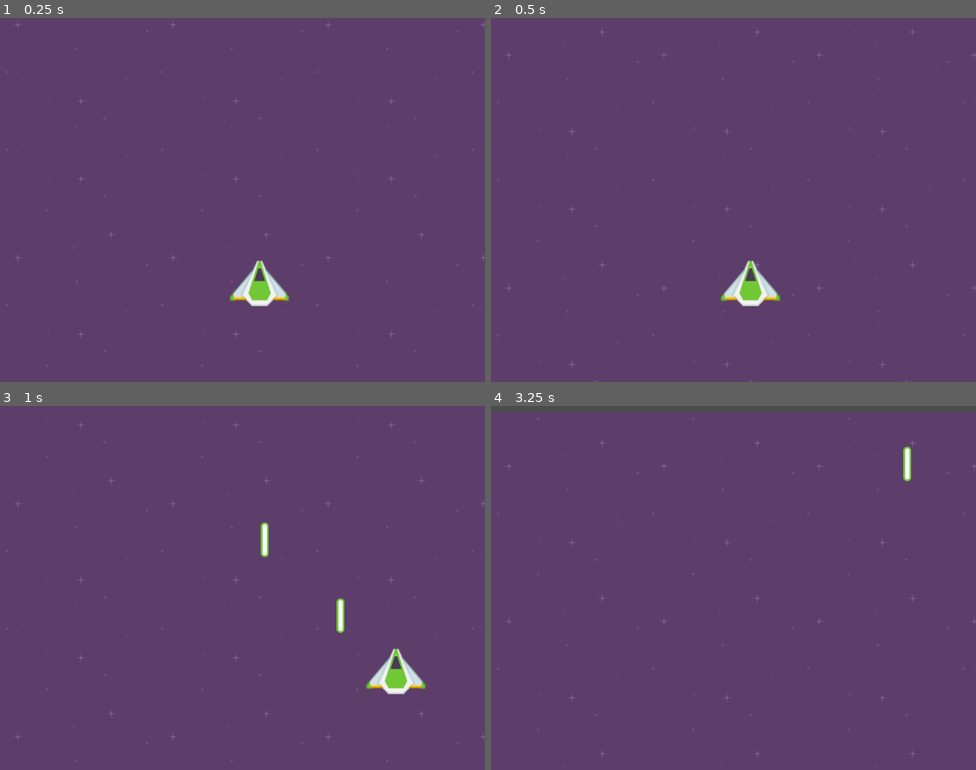
Above: before the commit, frames 1-4 (two rows, left to right).
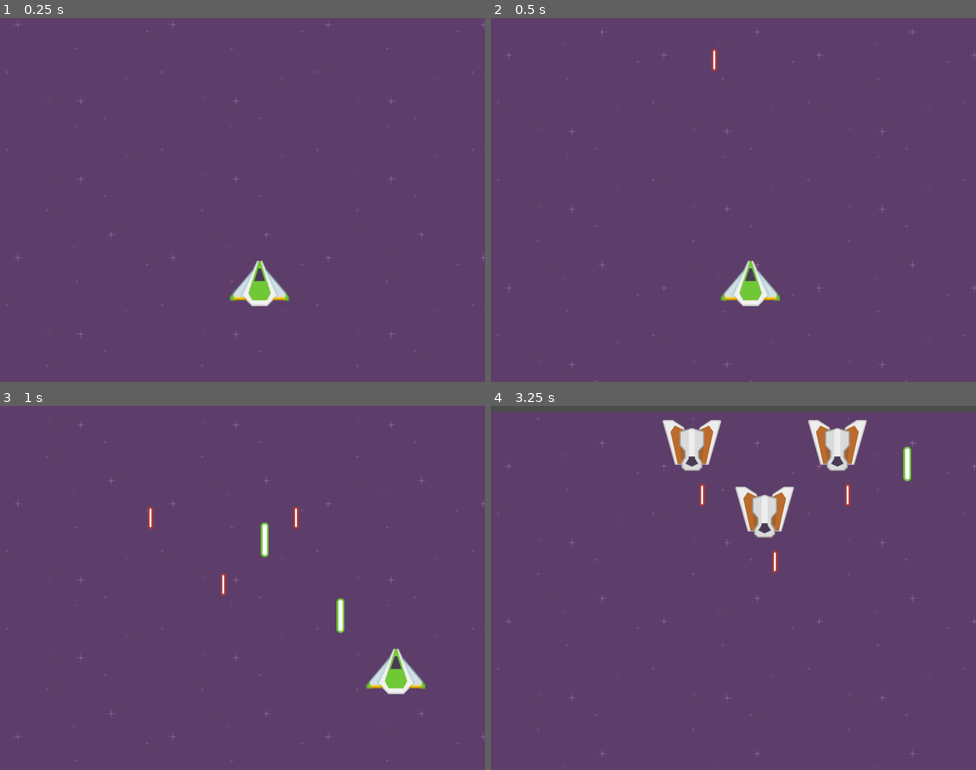
Above: after the commit, the same moments.

Repository: spielersun/bs-godot-games
Game: Godot game, scene res://scenes/Main.tscn
Two runs of this game, one before a commit and one after it. Both use one fixed random seed, a clock stepped at 60 frames per second and the inputs below.
Inputs:
- Up to frame 1 (0.25 s): no input
- Up to frame 2 (0.5 s): no input
- Up to frame 3 (1 s): hold Right (right) from 0.53 s (still down); hold Space (shoot) from 0.53 s (still down)
- Up to frame 4 (3.25 s): release Right (right) at 1.28 s; release Space (shoot) at 1.28 s; hold Left (left) 1.28-2.03 s; tap Space (shoot) at 1.35, 2.85 s; hold Space (shoot) 2.03-2.78 s; hold Right (right) from 2.03 s (still down)

Frame 1 is identical in both runs. In frame 2, less than 0.1% of the frame differs, in the area x 45-47%, y 8-15%; in frame 3, 0.2%; in frame 4, 3.5%, in the area x 35-78%, y 3-46%.

Commit message:
space attack upd2

Diff:
--- a/space-attack/scenes/Main.tscn
+++ b/space-attack/scenes/Main.tscn
@@ -1,10 +1,12 @@
-[gd_scene load_steps=4 format=2]
+[gd_scene load_steps=6 format=2]
 
 [ext_resource path="res://scenes/background.tscn" type="PackedScene" id=1]
 [ext_resource path="res://scenes/player.tscn" type="PackedScene" id=2]
 [ext_resource path="res://scenes/player_projectile.tscn" type="PackedScene" id=3]
+[ext_resource path="res://scripts/spawner.gd" type="Script" id=4]
+[ext_resource path="res://scenes/formation.tscn" type="PackedScene" id=5]
 
-[node name="Main" type="Node" index="0"]
+[node name="Main" type="Node"]
 
 [node name="background" parent="." index="0" instance=ExtResource( 1 )]
 
@@ -12,3 +14,8 @@
 
 position = Vector2( 428.48, 437.075 )
 projectile = ExtResource( 3 )
+
+[node name="spawner" type="Node" parent="." index="2"]
+
+script = ExtResource( 4 )
+formation = ExtResource( 5 )
--- a/space-attack/scenes/enemy.tscn
+++ b/space-attack/scenes/enemy.tscn
@@ -1,15 +1,19 @@
-[gd_scene load_steps=5 format=2]
+[gd_scene load_steps=7 format=2]
 
 [ext_resource path="res://scripts/enemy.gd" type="Script" id=1]
 [ext_resource path="res://scenes/enemy_projectile.tscn" type="PackedScene" id=2]
-[ext_resource path="res://assets/sprites/enemyRed5.png" type="Texture" id=3]
+[ext_resource path="res://assets/audio/ShootEnemy.wav" type="AudioStream" id=3]
+[ext_resource path="res://assets/audio/Explosion.wav" type="AudioStream" id=4]
+[ext_resource path="res://assets/sprites/enemyRed5.png" type="Texture" id=5]
 
 [sub_resource type="RectangleShape2D" id=1]
 
 custom_solver_bias = 0.0
 extents = Vector2( 48.8291, 42.7287 )
 
-[node name="enemy" type="Area2D" index="0"]
+[node name="enemy" type="Area2D" index="0" groups=[
+"enemies",
+]]
 
 input_pickable = true
 gravity_vec = Vector2( 0, 1 )
@@ -20,12 +24,16 @@
 audio_bus_name = "Master"
 script = ExtResource( 1 )
 projectile = ExtResource( 2 )
+shoot_audio = ExtResource( 3 )
+explosion_audio = ExtResource( 4 )
 speed = 50
 health = 30
 
 [node name="Sprite" type="Sprite" parent="." index="0"]
 
-texture = ExtResource( 3 )
+z_index = 1
+texture = ExtResource( 5 )
+_sections_unfolded = [ "Z Index" ]
 
 [node name="CollisionShape2D" type="CollisionShape2D" parent="." index="1"]
 
@@ -38,4 +46,14 @@
 one_shot = false
 autostart = false
 
+[node name="audio" type="AudioStreamPlayer2D" parent="." index="3"]
+
+stream = null
+volume_db = 0.0
+autoplay = false
+max_distance = 2000.0
+attenuation = 1.0
+bus = "Master"
+area_mask = 1
+
 [connection signal="timeout" from="Timer" to="." method="_on_Timer_timeout"]
--- /dev/null
+++ b/space-attack/scenes/formation.tscn
@@ -0,0 +1,27 @@
+[gd_scene load_steps=3 format=2]
+
+[ext_resource path="res://scripts/formation.gd" type="Script" id=1]
+[ext_resource path="res://scenes/enemy.tscn" type="PackedScene" id=2]
+
+[node name="formation" type="Node2D" index="0"]
+
+script = ExtResource( 1 )
+speed = 100
+
+[node name="enemy" parent="." index="0" instance=ExtResource( 2 )]
+
+[node name="enemy2" parent="." index="1" instance=ExtResource( 2 )]
+
+position = Vector2( -120, -110 )
+_sections_unfolded = [ "Transform" ]
+
+[node name="enemy3" parent="." index="2" instance=ExtResource( 2 )]
+
+position = Vector2( 120, -110 )
+_sections_unfolded = [ "Transform" ]
+
+[connection signal="was_defeated" from="enemy" to="." method="_on_enemy_was_defeated"]
+
+[connection signal="was_defeated" from="enemy2" to="." method="_on_enemy_was_defeated"]
+
+[connection signal="was_defeated" from="enemy3" to="." method="_on_enemy_was_defeated"]
--- a/space-attack/scenes/player.tscn
+++ b/space-attack/scenes/player.tscn
@@ -1,14 +1,15 @@
-[gd_scene load_steps=4 format=2]
+[gd_scene load_steps=5 format=2]
 
 [ext_resource path="res://scripts/player.gd" type="Script" id=1]
 [ext_resource path="res://assets/sprites/playerShip3_green.png" type="Texture" id=2]
+[ext_resource path="res://assets/audio/ShootPlayer.wav" type="AudioStream" id=3]
 
 [sub_resource type="CircleShape2D" id=1]
 
 custom_solver_bias = 0.0
 radius = 41.6812
 
-[node name="player" type="KinematicBody2D"]
+[node name="player" type="KinematicBody2D" index="0"]
 
 z_index = 2
 input_pickable = false
@@ -18,6 +19,7 @@
 script = ExtResource( 1 )
 _sections_unfolded = [ "Z Index" ]
 projectile = null
+health = 100
 
 [node name="Sprite" type="Sprite" parent="." index="0"]
 
@@ -34,4 +36,23 @@
 one_shot = false
 autostart = false
 
+[node name="death_timer" type="Timer" parent="." index="3"]
+
+process_mode = 1
+wait_time = 3.0
+one_shot = false
+autostart = false
+
+[node name="audio" type="AudioStreamPlayer2D" parent="." index="4"]
+
+stream = ExtResource( 3 )
+volume_db = 0.0
+autoplay = false
+max_distance = 2000.0
+attenuation = 1.0
+bus = "Master"
+area_mask = 1
+
 [connection signal="timeout" from="Timer" to="." method="_on_Timer_timeout"]
+
+[connection signal="timeout" from="death_timer" to="." method="_on_death_timer_timeout"]
--- a/space-attack/scripts/enemy.gd
+++ b/space-attack/scripts/enemy.gd
@@ -1,28 +1,40 @@
 extends Area2D
 
 export(PackedScene) var projectile
+export(AudioStreamSample) var shoot_audio
+export(AudioStreamSample) var explosion_audio
 
 export var speed = 50
 export var health = 30
 
 onready var timer = $Timer
 onready var collision = $CollisionShape2D
+onready var audio = $audio
 
 var dead = false
 var can_shoot = true
+
+signal was_defeated
+
+func _ready():
+	audio.stream = shoot_audio
 
 func _process(delta):
 	if can_shoot:
 		_shoot()
 
 func _shoot():
-	can_shoot = false
+	if dead:
+		return
 
 	var new_projectile = projectile.instance()
 	new_projectile.position = global_position
 
 	get_tree().get_root().add_child(new_projectile)
+
+	can_shoot = false
 	timer.start()
+	audio.play()
 
 func add_damage(damage):
 	health -= damage
@@ -30,6 +42,9 @@
 		dead = true
 		collision.queue_free()
 		hide()
+		emit_signal("was_defeated")
+		audio.stream = explosion_audio
+		audio.play()
 
 func _on_Timer_timeout():
 	can_shoot = true
--- a/space-attack/scripts/enemy_projectile.gd
+++ b/space-attack/scripts/enemy_projectile.gd
@@ -4,7 +4,7 @@
 export var damage = 10
 
 func _ready():
-	connect("area_entered", self, "_on_area_entered")
+	connect("body_entered", self, "_on_body_entered")
 
 func _process(delta):
 	position.y += speed * delta
@@ -12,7 +12,7 @@
 	if position.y > 2000:
 		queue_free()
 
-func _on_area_entered(area):
+func _on_body_entered(area):
 	if area.name == "player":
 		area.add_damage(damage)
 		queue_free()
--- /dev/null
+++ b/space-attack/scripts/formation.gd
@@ -0,0 +1,47 @@
+extends Node2D
+
+export var speed = 100
+
+var target_pos
+var left_bound
+var right_bound
+var is_in_pos = false
+var direction = 1
+var enemies_count
+
+signal formation_defeated
+
+func _ready():
+	target_pos = rand_range(200, get_viewport_rect().size.y / 2)
+	left_bound = position.x - 100
+	right_bound = position.x + 100
+
+	direction = 1 if rand_range(0,100) > 50 else -1
+	enemies_count = get_children().size()
+
+func _process(delta):
+	movement(delta)
+	position.x += speed * direction * delta
+
+	if position.x > right_bound:
+		direction = -1
+	elif position.x < left_bound:
+		direction = 1
+
+func movement(delta):
+	if is_in_pos:
+		return
+
+	position.y += speed * delta
+	if position.y >= target_pos:
+		position.y = target_pos
+		is_in_pos = true
+
+func _defeated():
+	emit_signal("formation_defeated")
+	queue_free()
+
+func _on_enemy_was_defeated():
+	enemies_count -= 1
+	if enemies_count == 0:
+		_defeated()
--- a/space-attack/scripts/player.gd
+++ b/space-attack/scripts/player.gd
@@ -3,12 +3,17 @@
 const SPEED = 500
 
 export(PackedScene) var projectile
+export var health = 100
+
 onready var sprite = $Sprite
 onready var timer = $Timer
+onready var dtimer = $death_timer
+onready var audio = $audio
 
 var screen_size
 var half_sprite_size
 var can_shoot = true
+var dead = false
 
 func _ready():
 	screen_size = get_viewport_rect().size.x
@@ -26,8 +31,23 @@
 		get_parent().add_child(new_projectile)
 		new_projectile.position = position
 		timer.start()
+		audio.play()
 
 	position.x = clamp(position.x, 0 + half_sprite_size, screen_size + half_sprite_size)
 
 func _on_Timer_timeout():
 	can_shoot = true
+
+func add_damage(damage):
+	if dead: return
+	health -= damage
+
+	if health <= 0:
+		dead = true
+		health = 0
+		dtimer.start()
+		set_process(false)
+		sprite.queue_free()
+
+func _on_death_timer_timeout():
+	get_tree().reload_current_scene()
--- /dev/null
+++ b/space-attack/scripts/spawner.gd
@@ -0,0 +1,24 @@
+extends Node
+
+export(PackedScene) var formation
+
+var center
+var offset = 100
+
+func _ready():
+	center = get_viewport().get_visible_rect().size.x / 2
+	_spawn_formation()
+
+func _spawn_formation():
+	randomize()
+	var position_x = rand_range(center - offset, center + offset)
+	var position_y = -150
+	var new_formation = formation.instance()
+
+	new_formation.position = Vector2(position_x, position_y)
+
+	add_child(new_formation)
+	new_formation.connect("formation_defeated", self, "_on_formation_defeated")
+
+func _on_formation_defeated():
+	_spawn_formation()
